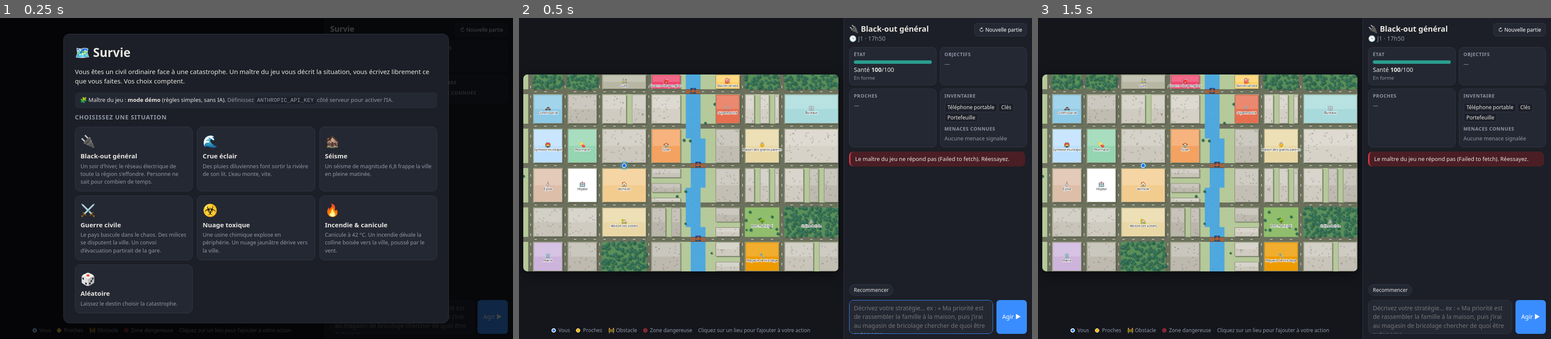
Above: before the commit, frames 1-3 (left to right).
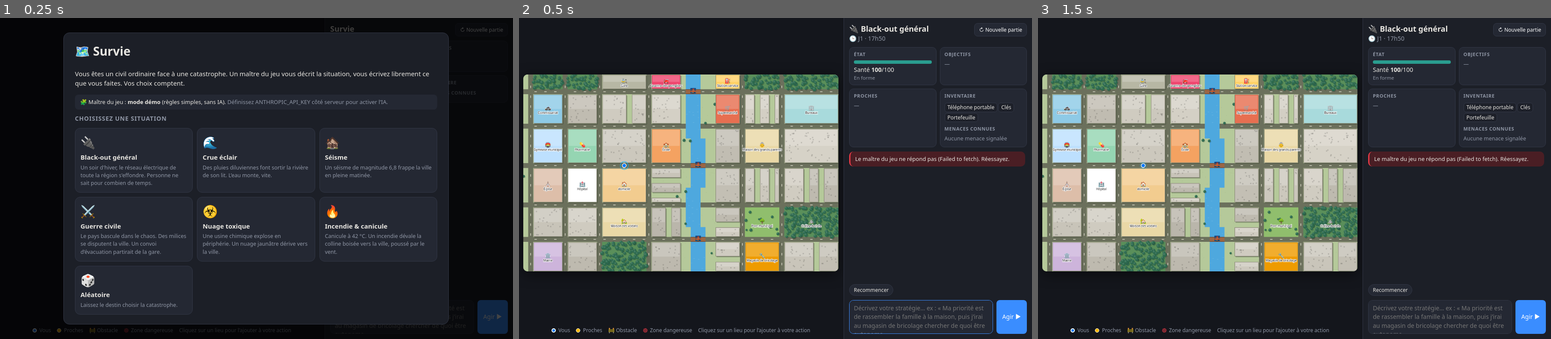
Above: after the commit, the same moments.

Repository: FabFab131/test-claude-jeu
Game: browser game, page public/index.html
The game is run twice, just before and just after one commit, with the same random seed, the same clock (stepped at 60 frames per second) and the same inputs.
Inputs (mouse positions are in pixels of both pictures, inside the frame that each line leads up to):
- Up to frame 1 (0.25 s): no input
- Up to frame 2 (0.5 s): click (683, 172) at 0.27 s
- Up to frame 3 (1.5 s): click "Agir ▶" at 0.52 s; click (1202, 191) at 1.07 s; tap Space at 1.1 s

The runs differ from the first frame. In frame 1, 5.1% of the frame differs, in the area x 12-88%, y 4-96%; in frame 2, nothing differs; in frame 3, nothing differs.

Commit message:
Version jouable par simple lien (page claude.ai)
- Module gm.js : la communication avec le maître du jeu est isolée,
  remplacée dans la version lien par un appel direct à Claude depuis la
  page (repli automatique en mode démo)
- Script npm run build:artifact qui produit un fichier HTML autonome
- Choix du mode démo sur l'écran d'accueil, bouton « Reprendre la partie »
  (remplace confirm(), bloqué dans les pages publiées)
- Carte fixée en haut de l'écran sur mobile

Co-Authored-By: Claude Opus 5.5 <noreply@anthropic.com>
Claude-Session: https://claude.ai/code/session_014oJfvcGad8veyDTrhbKKF1

Diff:
--- /dev/null
+++ b/artifact/gm-artifact.js
@@ -0,0 +1,63 @@
+// Maître du jeu de la version « lien » (artifact claude.ai) :
+// l'IA est appelée depuis la page avec le compte Claude du joueur (capacité `sample`),
+// avec repli sur le mode démo si elle n'est pas disponible.
+import { SYSTEM_PROMPT, buildUserMessage } from '../server/prompt.js';
+import { TURN_SCHEMA } from '../server/schema.js';
+import { runMockTurn } from '../server/mock-gm.js';
+
+let samplePromise = null;
+function getSample() {
+  if (!samplePromise) {
+    samplePromise = (async () => {
+      try {
+        if (!window.claude || typeof window.claude.use !== 'function') return null;
+        return await window.claude.use('sample');
+      } catch {
+        return null;
+      }
+    })();
+  }
+  return samplePromise;
+}
+
+// Erreurs définitives : l'IA ne sera pas disponible pendant cette visite.
+const PERMANENT = new Set(['not_granted', 'sampling_disabled', 'not_declared', 'capability_disabled', 'capability_removed']);
+let aiDisabled = false;
+
+export async function getStatus() {
+  const sample = await getSample();
+  if (!sample) return { mode: 'demo', model: null, hint: 'L’IA n’est disponible que lorsque la page est ouverte dans Claude.' };
+  return { mode: 'ai', model: null };
+}
+
+const FORMAT = `\n\n# Format de la réponse\nRéponds uniquement avec un objet JSON (sans texte autour, sans bloc de code) qui respecte exactement ce schéma JSON ; toutes les clés sont obligatoires :\n${JSON.stringify(TURN_SCHEMA)}`;
+
+const ERROR_COPY = {
+  rate_limited: 'Trop de demandes envoyées à Claude, ou limite d’utilisation atteinte. Patientez un peu puis renvoyez votre action.',
+  session_expired: 'Votre session Claude a expiré : reconnectez-vous puis renvoyez votre action.',
+  refused: 'Claude a refusé de poursuivre avec cette action. Reformulez-la.',
+  invalid_json: 'La réponse du maître du jeu était illisible. Renvoyez votre action.',
+  empty_completion: 'Le maître du jeu n’a rien répondu. Renvoyez votre action.',
+  prompt_too_large: 'La partie est trop longue pour être envoyée en entier. Commencez une nouvelle partie.',
+};
+
+export async function requestTurn(ctx) {
+  const sample = ctx.mode === 'ai' && !aiDisabled ? await getSample() : null;
+  if (!sample) return runMockTurn(ctx);
+  const prompt = `${SYSTEM_PROMPT}\n\n---\n\n${buildUserMessage(ctx)}${FORMAT}`;
+  try {
+    const out = await sample.json(prompt, { modelTier: 'default', effort: 'low', cache: false });
+    if (!out || typeof out !== 'object' || typeof out.narration !== 'string') throw { code: 'invalid_json' };
+    return out;
+  } catch (e) {
+    const code = e && e.code;
+    if (PERMANENT.has(code)) {
+      aiDisabled = true;
+      if (ctx.action === '__DEBUT__') {
+        return { ...runMockTurn(ctx), _mode: 'demo', _notice: 'L’IA Claude n’est pas autorisée pour cette page : la partie continue en mode démo (règles simples).' };
+      }
+      throw new Error('l’IA Claude n’est pas autorisée pour cette page. Lancez une nouvelle partie : elle se jouera en mode démo');
+    }
+    throw new Error(ERROR_COPY[code] || 'connexion au maître du jeu interrompue');
+  }
+}
--- a/public/index.html
+++ b/public/index.html
@@ -66,7 +66,7 @@
 
   <div id="start-screen" class="overlay hidden">
     <div class="modal">
-      <h1>🗺️ Survie</h1>
+      <div class="modal-head"><h1>🗺️ Survie</h1><button id="resume" type="button" class="secondary hidden">Reprendre la partie</button></div>
       <p class="lead">Vous êtes un civil ordinaire face à une catastrophe. Un maître du jeu vous décrit la situation, vous écrivez librement ce que vous faites. Vos choix comptent.</p>
       <div id="mode-info" class="mode"></div>
       <h2>Choisissez une situation</h2>
--- /dev/null
+++ b/public/js/gm.js
@@ -0,0 +1,17 @@
+// Communication avec le maître du jeu via le serveur Node (/api).
+// La version « lien » (artifact) remplace ce module par artifact/gm-artifact.js.
+
+export async function getStatus() {
+  try {
+    return await fetch('/api/status').then((r) => r.json());
+  } catch {
+    return { mode: 'demo', model: null };
+  }
+}
+
+export async function requestTurn(ctx) {
+  const r = await fetch('/api/turn', { method: 'POST', headers: { 'Content-Type': 'application/json' }, body: JSON.stringify(ctx) });
+  const data = await r.json().catch(() => ({}));
+  if (!r.ok) throw new Error(data.error || `HTTP ${r.status}`);
+  return data;
+}
--- a/public/js/main.js
+++ b/public/js/main.js
@@ -4,6 +4,7 @@
 import { Renderer, OBSTACLE_ICONS, ZONE_STYLES } from './render.js';
 import { SCENARIOS, scenarioById } from './scenarios.js';
 import * as ui from './ui.js';
+import * as gm from './gm.js';
 
 const WALK_M_PER_MIN = 80;
 const COMPANION_COLORS = ['#ffb703', '#fb8500', '#c77dff', '#ff006e', '#80ed99'];
@@ -11,6 +12,7 @@
 
 const state = {
   mode: 'demo',
+  available: 'demo',
   model: null,
   scenario: null,
   map: null,
@@ -34,11 +36,9 @@
 
 // ---------- Démarrage ----------
 async function init() {
-  try {
-    const st = await fetch('/api/status').then((r) => r.json());
-    state.mode = st.mode; state.model = st.model;
-  } catch { state.mode = 'demo'; }
-  ui.showStart(SCENARIOS, { mode: state.mode, model: state.model }, startGame);
+  const st = await gm.getStatus();
+  state.available = st.mode; state.model = st.model; state.hint = st.hint;
+  openStart();
 
   document.getElementById('action-form').addEventListener('submit', (e) => {
     e.preventDefault();
@@ -53,8 +53,7 @@
   });
   document.getElementById('new-game').addEventListener('click', () => {
     if (state.busy) return;
-    if (state.status === 'ongoing' && state.turn > 1 && !confirm('Abandonner la partie en cours ?')) return;
-    ui.showStart(SCENARIOS, { mode: state.mode, model: state.model }, startGame);
+    openStart();
   });
 
   canvas.addEventListener('mousemove', (e) => {
@@ -94,8 +93,14 @@
   return state.obstacles.find((o) => Math.hypot(o.x + 0.5 - p.x, o.y + 0.5 - p.y) < 1);
 }
 
-async function startGame(scenarioId) {
+function openStart() {
+  const resumable = !!state.map && state.status === 'ongoing' && state.turn > 0;
+  ui.showStart(SCENARIOS, { mode: state.available, model: state.model, hint: state.hint, resumable }, startGame);
+}
+
+async function startGame(scenarioId, { demo = false } = {}) {
   ui.hideStart();
+  state.mode = state.available === 'ai' && !demo ? 'ai' : 'demo';
   ui.clearJournal();
   ui.renderSuggestions([]);
   const scenario = scenarioById(scenarioId);
@@ -205,10 +210,9 @@
   if (action !== '__DEBUT__') ui.addJournal('player', action);
   let res;
   try {
-    const r = await fetch('/api/turn', { method: 'POST', headers: { 'Content-Type': 'application/json' }, body: JSON.stringify(buildContext(action)) });
-    const data = await r.json().catch(() => ({}));
-    if (!r.ok) throw new Error(data.error || `HTTP ${r.status}`);
-    res = data;
+    res = await gm.requestTurn(buildContext(action));
+    if (res._mode) state.mode = res._mode; // bascule automatique en mode démo
+    if (res._notice) ui.addJournal('error', res._notice);
   } catch (e) {
     ui.addJournal('error', `Le maître du jeu ne répond pas (${e.message}). Réessayez.`);
     if (action !== '__DEBUT__') document.getElementById('action').value = action;
@@ -364,7 +368,7 @@
   state.status = ['won', 'lost'].includes(res.game_status) ? res.game_status : 'ongoing';
   if (state.player.health <= 0) state.status = 'lost';
   if (state.status !== 'ongoing') {
-    setTimeout(() => ui.showEnd(state.status, String(res.narration || ''), state.turn, () => ui.showStart(SCENARIOS, { mode: state.mode, model: state.model }, startGame)), 900);
+    setTimeout(() => ui.showEnd(state.status, String(res.narration || ''), state.turn, openStart), 900);
     ui.renderSuggestions([]);
   } else {
     ui.renderSuggestions(arr(res.suggestions).slice(0, 4), (s) => {
--- a/public/js/ui.js
+++ b/public/js/ui.js
@@ -12,23 +12,29 @@
     const b = document.createElement('button');
     b.className = 'scenario-card';
     b.innerHTML = `<span class="sc-emoji">${s.emoji}</span><span class="sc-name">${esc(s.name)}</span><span class="sc-pitch">${esc(s.pitch)}</span>`;
-    b.onclick = () => onStart(s.id);
+    b.onclick = () => onStart(s.id, { demo: demoChosen() });
     list.appendChild(b);
   }
   const rnd = document.createElement('button');
   rnd.className = 'scenario-card random';
   rnd.innerHTML = '<span class="sc-emoji">🎲</span><span class="sc-name">Aléatoire</span><span class="sc-pitch">Laissez le destin choisir la catastrophe.</span>';
-  rnd.onclick = () => onStart(scenarios[Math.floor(Math.random() * scenarios.length)].id);
+  rnd.onclick = () => onStart(scenarios[Math.floor(Math.random() * scenarios.length)].id, { demo: demoChosen() });
   list.appendChild(rnd);
 
   const m = $('#mode-info');
   if (status.mode === 'ai') {
-    m.innerHTML = `🤖 Maître du jeu : <b>IA</b> <span class="muted">(${esc(status.model)})</span>`;
+    m.innerHTML = `<div>🤖 Maître du jeu : <b>IA Claude</b>${status.model ? ` <span class="muted">(${esc(status.model)})</span>` : ''}</div>`
+      + '<label class="demo-toggle"><input type="checkbox" id="demo-mode"> Jouer en mode démo (règles simples, sans IA)</label>';
   } else {
-    m.innerHTML = '🧩 Maître du jeu : <b>mode démo</b> (règles simples, sans IA). <span class="muted">Définissez <code>ANTHROPIC_API_KEY</code> côté serveur pour activer l’IA.</span>';
+    m.innerHTML = `🧩 Maître du jeu : <b>mode démo</b> (règles simples, sans IA). <span class="muted">${esc(status.hint || 'Définissez ANTHROPIC_API_KEY côté serveur pour activer l’IA.')}</span>`;
   }
+  const resume = $('#resume');
+  resume.classList.toggle('hidden', !status.resumable);
+  resume.onclick = hideStart;
   $('#start-screen').classList.remove('hidden');
 }
+
+function demoChosen() { return !!document.getElementById('demo-mode')?.checked; }
 
 export function hideStart() { $('#start-screen').classList.add('hidden'); }
 
--- a/public/style.css
+++ b/public/style.css
@@ -77,6 +77,8 @@
 .modal h1 { margin: 0 0 8px; }
 .modal h2 { font-size: 14px; color: var(--muted); text-transform: uppercase; letter-spacing: .06em; }
 .lead { font-size: 15px; }
+.modal-head { display: flex; justify-content: space-between; align-items: center; gap: 12px; flex-wrap: wrap; }
+.demo-toggle { display: flex; gap: 6px; align-items: center; margin-top: 6px; color: var(--muted); cursor: pointer; }
 .mode { background: var(--card); border-radius: 8px; padding: 8px 12px; font-size: 13px; }
 #scenario-list { display: grid; grid-template-columns: repeat(auto-fill, minmax(240px, 1fr)); gap: 10px; }
 .scenario-card { text-align: left; background: var(--card); border: 1px solid var(--border); color: var(--text); display: flex; flex-direction: column; gap: 4px; padding: 12px; border-radius: 12px; transition: transform .1s, border-color .1s; }
@@ -92,7 +94,8 @@
 
 @media (max-width: 1000px) {
   #app { grid-template-columns: 1fr; grid-template-rows: auto 1fr; height: auto; min-height: 100vh; }
-  #map-wrap { padding: 8px 16px; }
+  #map-wrap { padding: 8px 16px; position: sticky; top: env(safe-area-inset-top, 0px); z-index: 5; background: var(--bg); }
+  #legend { display: none; }
   #map { width: 100%; height: auto; }
   #panel { border-left: 0; border-top: 1px solid var(--border); }
   #journal { min-height: 260px; max-height: 50vh; }
--- /dev/null
+++ b/scripts/build-artifact.mjs
@@ -0,0 +1,63 @@
+// Construit la version « lien » du jeu : un seul fichier HTML autonome (dist/survie.html)
+// à publier comme artifact claude.ai. Usage : npm run build:artifact
+import { build } from 'esbuild';
+import { readFile, writeFile, mkdir } from 'node:fs/promises';
+import path from 'node:path';
+import { fileURLToPath } from 'node:url';
+
+const root = path.resolve(path.dirname(fileURLToPath(import.meta.url)), '..');
+const r = (p) => path.join(root, p);
+
+const swapGm = {
+  name: 'swap-gm',
+  setup(b) {
+    b.onResolve({ filter: /^\.\/gm\.js$/ }, (args) =>
+      args.importer.endsWith(path.join('public', 'js', 'main.js')) ? { path: r('artifact/gm-artifact.js') } : undefined);
+  },
+};
+
+const result = await build({
+  entryPoints: [r('public/js/main.js')],
+  bundle: true,
+  format: 'iife',
+  target: 'es2020',
+  minify: true,
+  write: false,
+  plugins: [swapGm],
+  charset: 'utf8',
+});
+const js = result.outputFiles[0].text.replace(/<\/script/gi, '<\\/script');
+
+const css = await readFile(r('public/style.css'), 'utf8');
+const html = await readFile(r('public/index.html'), 'utf8');
+const body = html
+  .slice(html.indexOf('<body>') + 6, html.indexOf('</body>'))
+  .replace(/<script[^>]*src=[^>]*><\/script>/g, '')
+  .trim();
+
+// Ajustements pour la page publiée : hauteur relative au cadre, marges des encoches.
+const artifactCss = `
+:root { color-scheme: dark; }
+html, body { height: 100%; }
+body { background: var(--bg); padding-left: max(0px, env(safe-area-inset-left, 0px)); padding-right: max(0px, env(safe-area-inset-right, 0px)); }
+#app { height: 100%; }
+@media (max-width: 1000px) {
+  #app { height: auto; min-height: 100%; }
+  #map-wrap, #panel { padding-left: max(16px, env(safe-area-inset-left, 0px)); padding-right: max(16px, env(safe-area-inset-right, 0px)); }
+}
+@media (prefers-reduced-motion: reduce) { .spinner { animation-duration: 3s; } }
+`;
+
+const out = `<title>Survie</title>
+<style>
+${css}
+${artifactCss}
+</style>
+${body}
+<script>
+${js}
+</script>
+`;
+await mkdir(r('dist'), { recursive: true });
+await writeFile(r('dist/survie.html'), out);
+console.log(`dist/survie.html — ${(out.length / 1024).toFixed(1)} Ko`);
--- a/server.js
+++ b/server.js
@@ -42,8 +42,9 @@
       const ctx = JSON.parse(await readBody(req));
       if (!ctx || typeof ctx.action !== 'string' || !ctx.state || !ctx.map) return send(res, 400, { error: 'Contexte invalide' });
       const t0 = Date.now();
-      const out = MODE === 'ai' ? await ai.runAiTurn(ctx) : runMockTurn(ctx);
-      console.log(`[tour ${Number(ctx.turn) + 1}] ${MODE} ${Date.now() - t0} ms — ${ctx.action.slice(0, 80)}`);
+      const useAi = MODE === 'ai' && ctx.mode !== 'demo';
+      const out = useAi ? await ai.runAiTurn(ctx) : runMockTurn(ctx);
+      console.log(`[tour ${Number(ctx.turn) + 1}] ${useAi ? 'ai' : 'demo'} ${Date.now() - t0} ms — ${ctx.action.slice(0, 80)}`);
       return send(res, 200, out);
     }
     if (req.method !== 'GET') return send(res, 405, { error: 'Méthode non autorisée' });
Not shown, changed: package-lock.json
Not shown, changed: package.json
